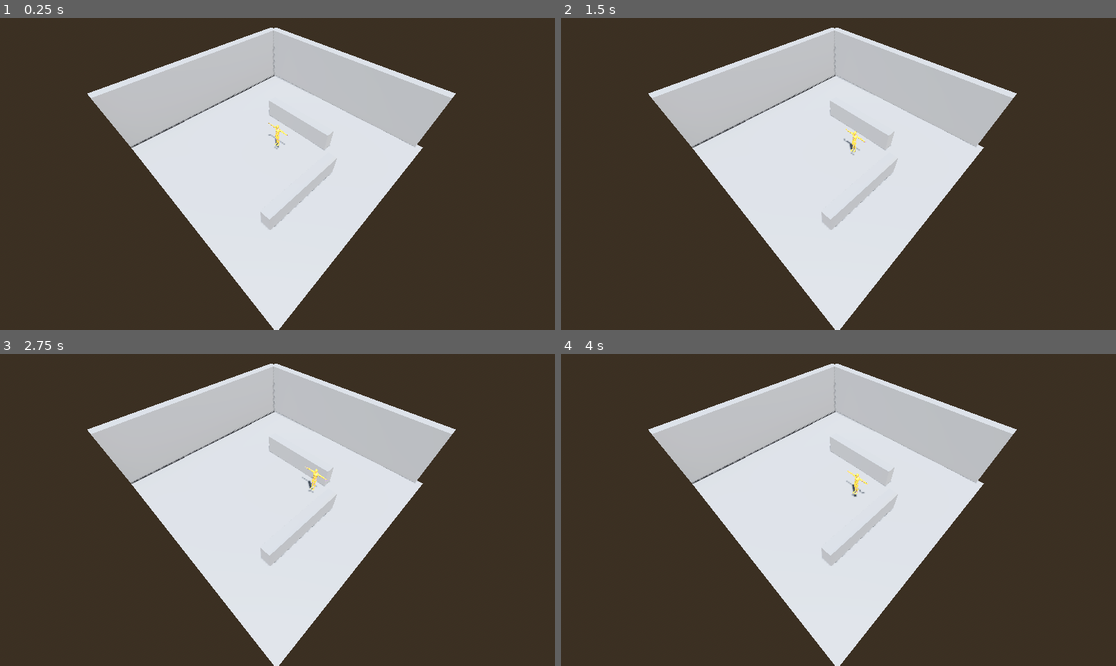
Above: before the commit, frames 1-4 (two rows, left to right).
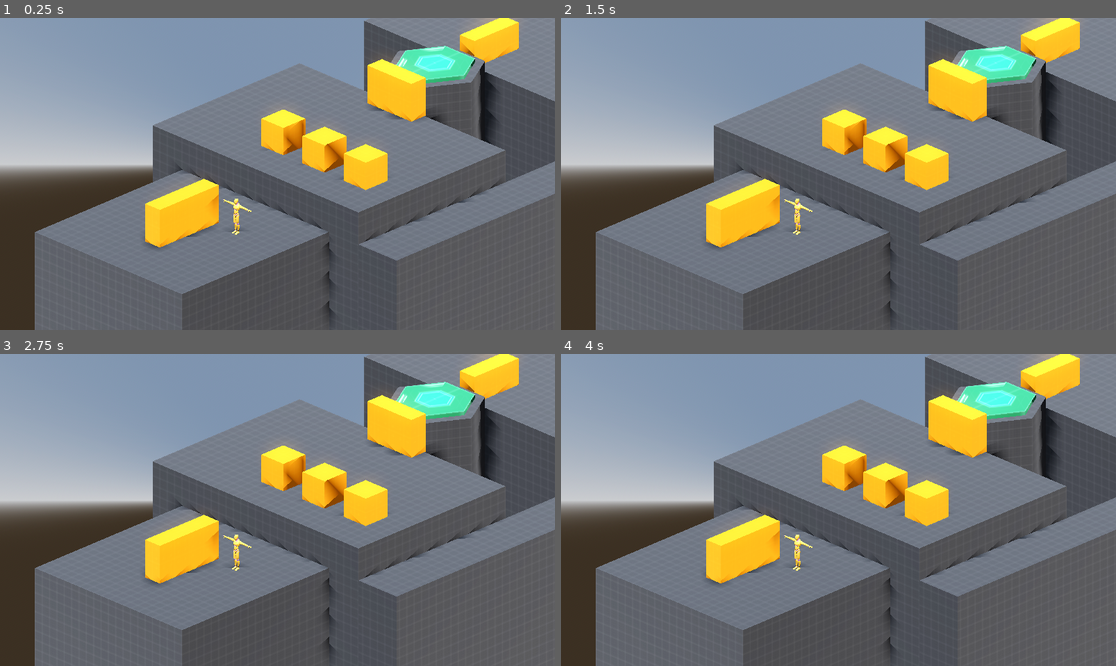
Above: after the commit, the same moments.

Repository: RuffledPlume/GWF-86
Game: Godot game, scene res://levels/lvl_sandbox.tscn
Two runs of this game, one before a commit and one after it. Both use one fixed random seed, a clock stepped at 60 frames per second and the inputs below. The project has no main scene, so this scene is started directly.
Inputs:
- Up to frame 1 (0.25 s): no input
- Up to frame 2 (1.5 s): tap Enter at 0.5 s; hold D 0.53-1.28 s; hold S from 1.28 s (still down)
- Up to frame 3 (2.75 s): release S at 2.03 s; hold D from 2.03 s (still down)
- Up to frame 4 (4 s): release D at 2.78 s; hold W 2.78-3.53 s; hold A from 3.53 s (still down)

The runs differ from the first frame. In frame 1, 95% of the frame differs, in the area x 0-100%, y 0-100%; in frame 2, 95%; in frame 3, 95%; in frame 4, 95%.

Commit message:
Blockouts and Textures Added (#4)
* Imported Prototype Texture

Dark Kenny's Texture01

* Blockouts in Sandbox and Prototype Textures

Some rough blockouts in the lvl_sandbox.tscn

* Revert "Merge remote-tracking branch 'origin/Ruffled-Dev' into RichDev"

This reverts commit 6379dc984a1fef051a5821e86271975123e69e48, reversing
changes made to da169ddbd5d02d5931e2892688295dd54070bddc.

Diff:
--- /dev/null
+++ b/project/levels/lvl_01.tscn
@@ -0,0 +1,21 @@
+[gd_scene load_steps=3 format=3 uid="uid://wlwjtnbjqj4v"]
+
+[ext_resource type="PackedScene" uid="uid://ctlsostfq5ndw" path="res://prefabs/pf_basic_cube.tscn" id="1_qpgm2"]
+[ext_resource type="PackedScene" uid="uid://bfu3urw4e1djq" path="res://prefabs/pf_player.tscn" id="2_k0a6b"]
+
+[node name="Node3D" type="Node3D"]
+
+[node name="PfPlayer" parent="." instance=ExtResource("2_k0a6b")]
+transform = Transform3D(1, 0, 0, 0, 1, 0, 0, 0, 1, 6, 1, 3)
+
+[node name="Camera3D" type="Camera3D" parent="."]
+transform = Transform3D(0.7071067, -0.29883626, 0.6408564, 0, 0.9063079, 0.42261833, -0.7071067, -0.29883626, 0.6408564, 8.981936, 7.7604136, 8.981931)
+projection = 1
+current = true
+size = 15.0
+
+[node name="pf_basic_cube" parent="." instance=ExtResource("1_qpgm2")]
+transform = Transform3D(20, 0, 0, 0, 1, 0, 0, 0, 20, 0, 0, 0)
+
+[node name="pf_basic_cube2" parent="." instance=ExtResource("1_qpgm2")]
+transform = Transform3D(5, 0, 0, 0, 4, 0, 0, 0, 5, 0, 0.4, 0)
--- a/project/levels/lvl_sandbox.tscn
+++ b/project/levels/lvl_sandbox.tscn
@@ -1,8 +1,11 @@
-[gd_scene load_steps=7 format=3 uid="uid://reb10t3agtfp"]
+[gd_scene load_steps=15 format=3 uid="uid://reb10t3agtfp"]
 
 [ext_resource type="PackedScene" uid="uid://bfu3urw4e1djq" path="res://prefabs/pf_player.tscn" id="1_p4efw"]
 [ext_resource type="LightmapGIData" uid="uid://bpg4d5314ober" path="res://levels/lightmaps/sandbox.lmbake" id="2_75r4t"]
 [ext_resource type="PackedScene" uid="uid://ctlsostfq5ndw" path="res://prefabs/pf_basic_cube.tscn" id="3_vfjr8"]
+[ext_resource type="Texture2D" uid="uid://bjbmq3tun7i37" path="res://textures/p_dark.png" id="4_75r4t"]
+[ext_resource type="Texture2D" uid="uid://k5egrbtqqwyr" path="res://textures/p_orange.png" id="5_vfjr8"]
+[ext_resource type="Texture2D" uid="uid://dvac1yha00r8b" path="res://textures/p_green.png" id="6_sceuq"]
 
 [sub_resource type="ProceduralSkyMaterial" id="ProceduralSkyMaterial_85hcc"]
 sky_horizon_color = Color(0.66224277, 0.6717428, 0.6867428, 1)
@@ -17,10 +20,29 @@
 tonemap_mode = 2
 glow_enabled = true
 
+[sub_resource type="StandardMaterial3D" id="StandardMaterial3D_vfjr8"]
+albedo_texture = ExtResource("4_75r4t")
+uv1_triplanar = true
+
+[sub_resource type="StandardMaterial3D" id="StandardMaterial3D_sceuq"]
+albedo_texture = ExtResource("5_vfjr8")
+uv1_triplanar = true
+
+[sub_resource type="StandardMaterial3D" id="StandardMaterial3D_jofgg"]
+albedo_texture = ExtResource("6_sceuq")
+
+[sub_resource type="StandardMaterial3D" id="StandardMaterial3D_mrbwa"]
+albedo_texture = ExtResource("4_75r4t")
+uv1_triplanar = true
+
+[sub_resource type="StandardMaterial3D" id="StandardMaterial3D_h15ai"]
+albedo_texture = ExtResource("5_vfjr8")
+uv1_triplanar = true
+
 [node name="Sandbox" type="Node3D"]
 
 [node name="Pf_Player" parent="." instance=ExtResource("1_p4efw")]
-transform = Transform3D(1, 0, 0, 0, 1, 0, 0, 0, 1, 0, 0.38066244, 0)
+transform = Transform3D(1, 0, 0, 0, 1, 0, 0, 0, 1, 1.9, 0.48066244, -33.8)
 
 [node name="Enviorment" type="Node3D" parent="."]
 
@@ -55,5 +77,249 @@
 shadow_enabled = true
 
 [node name="Camera3D" type="Camera3D" parent="."]
-transform = Transform3D(0.7071068, -0.5652105, 0.42489672, 0, 0.6008945, 0.7993283, -0.7071068, -0.5652105, 0.42489666, 7.8408737, 11.374696, 7.840873)
-size = 14.431703
+transform = Transform3D(0.7071068, -0.29883626, 0.6408564, 0, 0.9063078, 0.42261827, -0.7071068, -0.29883626, 0.6408564, 14.433952, 10.95445, -24.06605)
+projection = 1
+size = 15.0
+near = 0.001
+
+[node name="B01" type="Node3D" parent="."]
+transform = Transform3D(1, 0, 0, 0, 1, 0, 0, 0, 1, 0, 0, -32)
+
+[node name="Ground01" type="CSGBox3D" parent="B01"]
+transform = Transform3D(1, 0, 0, 0, 1, 0, 0, 0, 1, 0, -3.8000002, 0)
+material_override = SubResource("StandardMaterial3D_vfjr8")
+size = Vector3(10, 8.6, 10)
+
+[node name="Ground02" type="CSGBox3D" parent="B01"]
+transform = Transform3D(1, 0, 0, 0, 1, 0, 0, 0, 1, 0, -2.0500002, -10)
+material_override = SubResource("StandardMaterial3D_vfjr8")
+size = Vector3(14, 8.5, 10)
+
+[node name="Ground04" type="CSGBox3D" parent="B01"]
+transform = Transform3D(1, 0, 0, 0, 1, 0, 0, 0, 1, 8.3, -4.3, -17.2)
+material_override = SubResource("StandardMaterial3D_vfjr8")
+size = Vector3(2.6000001, 9.6, 24.4)
+
+[node name="Ground03" type="CSGBox3D" parent="B01"]
+transform = Transform3D(1, 0, 0, 0, 1, 0, 0, 0, 1, 0, -2.4, -24.400002)
+material_override = SubResource("StandardMaterial3D_vfjr8")
+size = Vector3(14, 10.8, 10)
+
+[node name="Obstacle" type="CSGBox3D" parent="B01"]
+transform = Transform3D(1, 0, 0, 0, 1, 0, 0, 0, 1, 0, 1.5, 0)
+material_override = SubResource("StandardMaterial3D_sceuq")
+size = Vector3(1, 2, 4)
+
+[node name="Obstacle2" type="CSGBox3D" parent="B01"]
+transform = Transform3D(1, 0, 0, 0, 1, 0, 0, 0, 1, 1.9, 2.9, -7.799999)
+material_override = SubResource("StandardMaterial3D_sceuq")
+size = Vector3(1.5, 1.5, 1.5)
+
+[node name="Obstacle3" type="CSGBox3D" parent="B01"]
+transform = Transform3D(1, 0, 0, 0, 1, 0, 0, 0, 1, 4.7, 2.8999996, -7.799999)
+material_override = SubResource("StandardMaterial3D_sceuq")
+size = Vector3(1.5, 1.5, 1.5)
+
+[node name="Obstacle4" type="CSGBox3D" parent="B01"]
+transform = Transform3D(1, 0, 0, 0, 1, 0, 0, 0, 1, -0.9, 2.9, -7.799999)
+material_override = SubResource("StandardMaterial3D_sceuq")
+size = Vector3(1.5, 1.5, 1.5)
+
+[node name="Obstacle5" type="CSGBox3D" parent="B01"]
+transform = Transform3D(1, 0, 0, 0, 1, 0, 0, 0, 1, 0, 3.2, -14.599998)
+material_override = SubResource("StandardMaterial3D_sceuq")
+size = Vector3(3, 2, 1)
+
+[node name="Obstacle6" type="CSGBox3D" parent="B01"]
+transform = Transform3D(-4.371139e-08, 0, 1, 0, 1, 0, -1, 0, -4.371139e-08, 0, 3.4, -20.899998)
+material_override = SubResource("StandardMaterial3D_sceuq")
+size = Vector3(3, 2, 1)
+
+[node name="Obstacle7" type="CSGBox3D" parent="B01"]
+transform = Transform3D(-4.371139e-08, 0, 1, 0, 1, 0, -1, 0, -4.371139e-08, 0, 3.4, -27.899998)
+material_override = SubResource("StandardMaterial3D_sceuq")
+size = Vector3(3, 2, 1)
+
+[node name="FragmentBase" type="Node3D" parent="B01"]
+transform = Transform3D(1, 0, 0, 0, 1, 0, 0, 0, 1, 0, 0, -17.2)
+
+[node name="CSGCylinder3D" type="CSGCylinder3D" parent="B01/FragmentBase"]
+transform = Transform3D(1, 0, 0, 0, 1, 0, 0, 0, 1, 0, 2.8, 0)
+material_override = SubResource("StandardMaterial3D_jofgg")
+radius = 2.0
+sides = 6
+
+[node name="CSGCylinder3D2" type="CSGCylinder3D" parent="B01/FragmentBase"]
+transform = Transform3D(1, 0, 0, 0, 1, 0, 0, 0, 1, 0, -1.8500004, 0)
+material_override = SubResource("StandardMaterial3D_mrbwa")
+radius = 2.5
+height = 10.900001
+sides = 6
+
+[node name="B02" type="Node3D" parent="."]
+transform = Transform3D(1, 0, 0, 0, 1, 0, 0, 0, 1, 39.7, 0, -32)
+
+[node name="Ground01" type="CSGBox3D" parent="B02"]
+transform = Transform3D(1, 0, 0, 0, 1, 0, 0, 0, 1, 0, -3.8000002, 0)
+material_override = SubResource("StandardMaterial3D_vfjr8")
+size = Vector3(16, 8.6, 10)
+
+[node name="Ground02" type="CSGBox3D" parent="B02"]
+transform = Transform3D(1, 0, 0, 0, 1, 0, 0, 0, 1, 0, -3.8000002, -16.900002)
+material_override = SubResource("StandardMaterial3D_vfjr8")
+size = Vector3(16, 8.6, 10)
+
+[node name="GroundBeam" type="CSGBox3D" parent="B02"]
+transform = Transform3D(1, 0, 0, 0, 1, 0, 0, 0, 1, -5.25, 0.24999972, -8.450001)
+material_override = SubResource("StandardMaterial3D_vfjr8")
+size = Vector3(0.5, 0.5, 6.9)
+
+[node name="Obstacle" type="CSGBox3D" parent="B02"]
+transform = Transform3D(1, 0, 0, 0, 1, 0, 0, 0, 1, 5.500004, 1.4999998, -4.000004)
+material_override = SubResource("StandardMaterial3D_h15ai")
+size = Vector3(3, 2, 1)
+
+[node name="Obstacle2" type="CSGBox3D" parent="B02"]
+transform = Transform3D(1, 0, 0, 0, 1, 0, 0, 0, 1, 0.5000038, 1.4999998, -4.000004)
+material_override = SubResource("StandardMaterial3D_h15ai")
+size = Vector3(3, 2, 1)
+
+[node name="Obstacle3" type="CSGBox3D" parent="B02"]
+transform = Transform3D(1, 0, 0, 0, 1, 0, 0, 0, 1, -1.0499954, 1.4999998, -15.750008)
+material_override = SubResource("StandardMaterial3D_h15ai")
+size = Vector3(2, 2, 2)
+
+[node name="Ground04" type="CSGBox3D" parent="B02"]
+transform = Transform3D(1, 0, 0, 0, 1, 0, 0, 0, 1, -3.9749985, 2.0000002, -19.25)
+material_override = SubResource("StandardMaterial3D_vfjr8")
+size = Vector3(7.9, 3, 5)
+
+[node name="FragmentBase" type="Node3D" parent="B02"]
+transform = Transform3D(1, 0, 0, 0, 1, 0, 0, 0, 1, -4.1500015, -0.05000001, -23.900002)
+
+[node name="CSGCylinder3D" type="CSGCylinder3D" parent="B02/FragmentBase"]
+transform = Transform3D(1, 0, 0, 0, 1, 0, 0, 0, 1, 0, 2.8, 0)
+material_override = SubResource("StandardMaterial3D_jofgg")
+radius = 2.0
+sides = 6
+
+[node name="CSGCylinder3D2" type="CSGCylinder3D" parent="B02/FragmentBase"]
+transform = Transform3D(1, 0, 0, 0, 1, 0, 0, 0, 1, 0, -1.8500004, 0)
+material_override = SubResource("StandardMaterial3D_mrbwa")
+radius = 2.5
+height = 10.900001
+sides = 6
+
+[node name="B03" type="Node3D" parent="."]
+transform = Transform3D(1, 0, 0, 0, 1, 0, 0, 0, 1, 73.4, 0, -32)
+
+[node name="Ground01" type="CSGBox3D" parent="B03"]
+transform = Transform3D(1, 0, 0, 0, 1, 0, 0, 0, 1, 0, -3.8000002, 0)
+material_override = SubResource("StandardMaterial3D_vfjr8")
+size = Vector3(16, 8.6, 10)
+
+[node name="Ground02" type="CSGBox3D" parent="B03"]
+transform = Transform3D(1, 0, 0, 0, 1, 0, 0, 0, 1, 0, -3.8000002, -16.900002)
+material_override = SubResource("StandardMaterial3D_vfjr8")
+size = Vector3(16, 8.6, 10)
+
+[node name="Ground03" type="CSGBox3D" parent="B03"]
+transform = Transform3D(1, 0, 0, 0, 1, 0, 0, 0, 1, 0, -2.275, -31.050003)
+material_override = SubResource("StandardMaterial3D_vfjr8")
+size = Vector3(16, 11.650001, 10)
+
+[node name="GroundBeam" type="CSGBox3D" parent="B03"]
+transform = Transform3D(1, 0, 0, 0, 1, 0, 0, 0, 1, -5.25, 0.24999972, -8.450001)
+material_override = SubResource("StandardMaterial3D_vfjr8")
+size = Vector3(0.5, 0.5, 6.9)
+
+[node name="GroundBeam2" type="CSGBox3D" parent="B03"]
+transform = Transform3D(1, 0, 0, 0, 1, 0, 0, 0, 1, 6.25, 0.24999972, -23.974998)
+material_override = SubResource("StandardMaterial3D_vfjr8")
+size = Vector3(0.5, 0.5, 4.15)
+
+[node name="GroundBeam3" type="CSGBox3D" parent="B03"]
+transform = Transform3D(-4.371139e-08, 0, 1, 0, 1, 0, -1, 0, -4.371139e-08, 5.425003, 0.24999972, -25.774998)
+material_override = SubResource("StandardMaterial3D_vfjr8")
+size = Vector3(0.5, 0.5, 1.2)
+
+[node name="GroundBeam4" type="CSGBox3D" parent="B03"]
+transform = Transform3D(-4.371139e-08, 0, 1, 0, 1, 0, -1, 0, -4.371139e-08, 3.5250046, 1.2499998, -25.774998)
+material_override = SubResource("StandardMaterial3D_vfjr8")
+size = Vector3(0.5, 1, 1)
+
+[node name="GroundBeam5" type="CSGBox3D" parent="B03"]
+transform = Transform3D(-4.371139e-08, 0, 1, 0, 1, 0, -1, 0, -4.371139e-08, 1.5250046, 2.2499998, -25.774998)
+material_override = SubResource("StandardMaterial3D_vfjr8")
+size = Vector3(0.5, 1, 1)
+
+[node name="Obstacle2" type="CSGBox3D" parent="B03"]
+transform = Transform3D(1, 0, 0, 0, 1, 0, 0, 0, 1, 0.5000038, 1.4999998, -4.000004)
+material_override = SubResource("StandardMaterial3D_h15ai")
+size = Vector3(3, 2, 1)
+
+[node name="Obstacle3" type="CSGBox3D" parent="B03"]
+transform = Transform3D(1, 0, 0, 0, 1, 0, 0, 0, 1, 4.400005, 1.4999998, -15.750008)
+material_override = SubResource("StandardMaterial3D_h15ai")
+size = Vector3(2, 2, 2)
+
+[node name="Obstacle4" type="CSGBox3D" parent="B03"]
+transform = Transform3D(1, 0, 0, 0, 1, 0, 0, 0, 1, 4.4500046, 1.4999998, -20.800007)
+material_override = SubResource("StandardMaterial3D_h15ai")
+size = Vector3(2, 2, 2)
+
+[node name="Obstacle5" type="CSGBox3D" parent="B03"]
+transform = Transform3D(1, 0, 0, 0, 1, 0, 0, 0, 1, -0.5499954, 4.5499997, -28.325005)
+material_override = SubResource("StandardMaterial3D_h15ai")
+size = Vector3(2, 2, 4.4500003)
+
+[node name="Obstacle6" type="CSGBox3D" parent="B03/Obstacle5"]
+transform = Transform3D(1, 0, 0, 0, 1, 0, 0, 0, 1, 0, 1.25, 1.5000001)
+material_override = SubResource("StandardMaterial3D_h15ai")
+size = Vector3(0.5, 0.5, 0.5)
+
+[node name="Obstacle7" type="CSGBox3D" parent="B03/Obstacle5"]
+transform = Transform3D(1, 0, 0, 0, 1, 0, 0, 0, 1, 0, 1.25, 0.50000006)
+material_override = SubResource("StandardMaterial3D_h15ai")
+size = Vector3(0.5, 0.5, 0.5)
+
+[node name="Obstacle8" type="CSGBox3D" parent="B03/Obstacle5"]
+transform = Transform3D(1, 0, 0, 0, 1, 0, 0, 0, 1, 0, 1.25, -0.49999994)
+material_override = SubResource("StandardMaterial3D_h15ai")
+size = Vector3(0.5, 0.5, 0.5)
+
+[node name="Obstacle9" type="CSGBox3D" parent="B03/Obstacle5"]
+transform = Transform3D(1, 0, 0, 0, 1, 0, 0, 0, 1, 0, 1.25, -1.5)
+material_override = SubResource("StandardMaterial3D_h15ai")
+size = Vector3(0.5, 0.5, 0.5)
+
+[node name="Ground04" type="CSGBox3D" parent="B03"]
+transform = Transform3D(1, 0, 0, 0, 1, 0, 0, 0, 1, -3.9749985, 2.0000002, -19.25)
+material_override = SubResource("StandardMaterial3D_vfjr8")
+size = Vector3(7.9, 3, 5)
+
+[node name="Ground05" type="CSGBox3D" parent="B03"]
+transform = Transform3D(1, 0, 0, 0, 1, 0, 0, 0, 1, -3.9749985, 2.0000002, 2.4500008)
+material_override = SubResource("StandardMaterial3D_vfjr8")
+size = Vector3(7.9, 3, 5)
+
+[node name="Ground06" type="CSGBox3D" parent="B03"]
+transform = Transform3D(1, 0, 0, 0, 1, 0, 0, 0, 1, -6.9749985, 2.0000002, -2.5499992)
+material_override = SubResource("StandardMaterial3D_vfjr8")
+size = Vector3(1.9, 3, 5)
+
+[node name="FragmentBase" type="Node3D" parent="B03"]
+transform = Transform3D(1, 0, 0, 0, 1, 0, 0, 0, 1, -4.1500015, -0.05000001, -23.900002)
+
+[node name="CSGCylinder3D" type="CSGCylinder3D" parent="B03/FragmentBase"]
+transform = Transform3D(1, 0, 0, 0, 1, 0, 0, 0, 1, 0, 2.8, 0)
+material_override = SubResource("StandardMaterial3D_jofgg")
+radius = 2.0
+sides = 6
+
+[node name="CSGCylinder3D2" type="CSGCylinder3D" parent="B03/FragmentBase"]
+transform = Transform3D(1, 0, 0, 0, 1, 0, 0, 0, 1, 0, -1.8500004, 0)
+material_override = SubResource("StandardMaterial3D_mrbwa")
+radius = 2.5
+height = 10.900001
+sides = 6
--- a/project/prefabs/pf_basic_cube.tscn
+++ b/project/prefabs/pf_basic_cube.tscn
@@ -1,9 +1,17 @@
-[gd_scene load_steps=3 format=3 uid="uid://ctlsostfq5ndw"]
+[gd_scene load_steps=5 format=3 uid="uid://ctlsostfq5ndw"]
+
+[ext_resource type="Texture2D" uid="uid://bjbmq3tun7i37" path="res://textures/p_dark.png" id="1_klvks"]
 
 [sub_resource type="BoxShape3D" id="BoxShape3D_my82y"]
 
+[sub_resource type="StandardMaterial3D" id="StandardMaterial3D_egwjc"]
+albedo_texture = ExtResource("1_klvks")
+uv1_triplanar = true
+uv1_world_triplanar = true
+
 [sub_resource type="BoxMesh" id="BoxMesh_klvks"]
 lightmap_size_hint = Vector2i(14, 21)
+material = SubResource("StandardMaterial3D_egwjc")
 add_uv2 = true
 
 [node name="pf_basic_cube" type="Node3D"]
--- a/project/scripts/player.gd
+++ b/project/scripts/player.gd
@@ -1,17 +1 @@
 class_name Player extends Character
-
-func _physics_process(delta: float) -> void:
-	var movement_input : Vector3
-	if Input.is_key_pressed(KEY_D):
-		movement_input.x = 1.0
-	elif Input.is_key_pressed(KEY_A):
-		movement_input.x = -1.0
-
-	if Input.is_key_pressed(KEY_W):
-		movement_input.z = 1.0
-	elif Input.is_key_pressed(KEY_S):
-		movement_input.z = -1.0
-
-	velocity = movement_input * 100.0 * delta
-
-	move_and_slide()
Binary file added: project/textures/p_dark.png
Not shown, added: project/textures/p_dark.png.import
Binary file added: project/textures/p_green.png
Not shown, added: project/textures/p_green.png.import
Binary file added: project/textures/p_orange.png
Not shown, added: project/textures/p_orange.png.import
Binary file added: project/textures/p_purple.png
Not shown, added: project/textures/p_purple.png.import
Binary file added: project/textures/p_red.png
Not shown, added: project/textures/p_red.png.import
